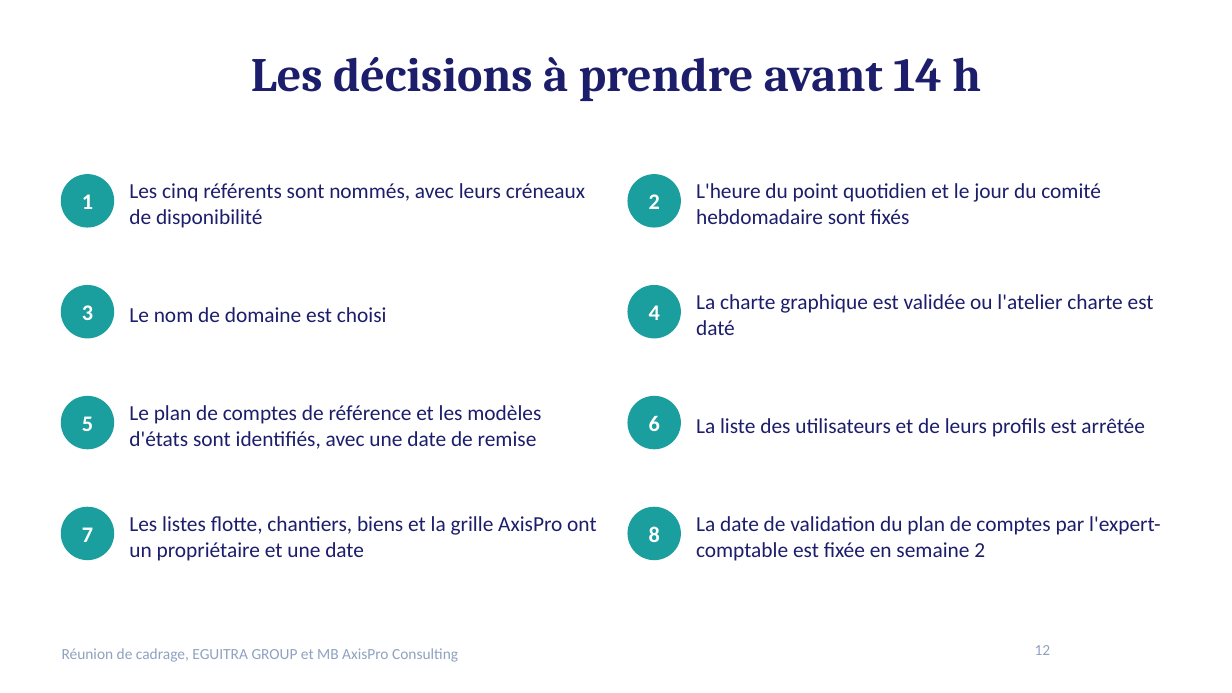
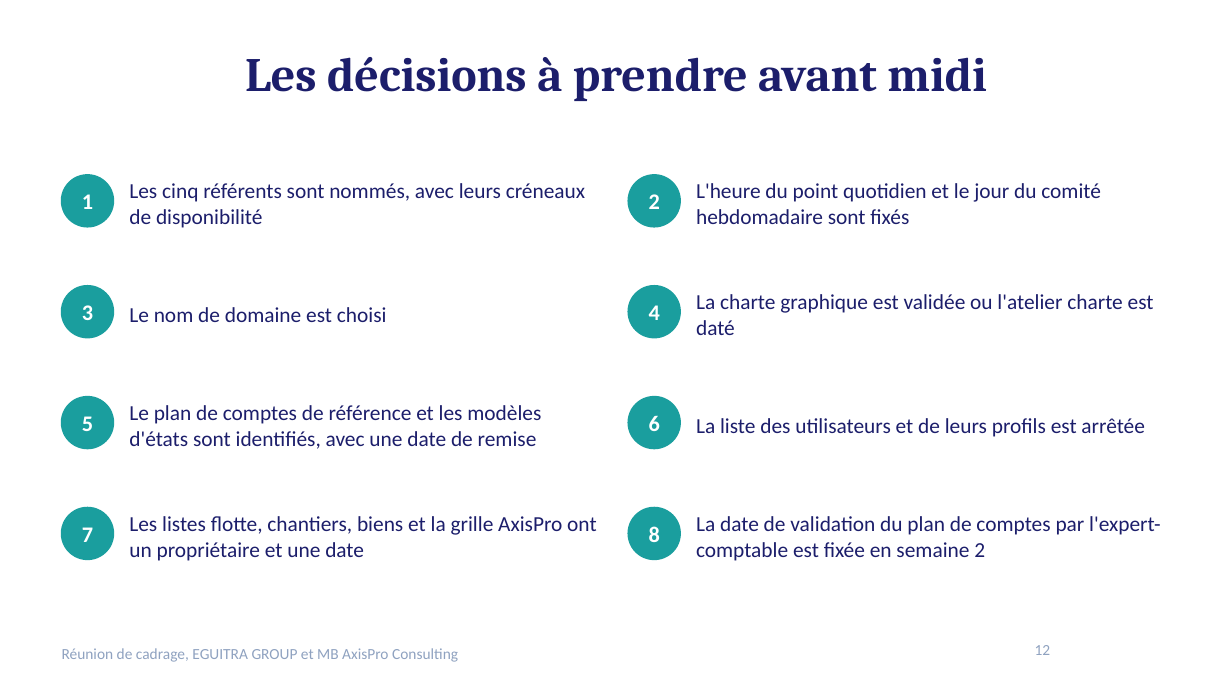
Before and after one commit to MadigbeK/EGUITRA, a slide deck: slide 12 of docs/offre/cadrage/Reunion_de_cadrage_EGUITRA.pptx. Drawn at 1232x693 pixels with LibreOffice and Linux fonts; fonts in the diff are those of the drawing; background and template pictures are left out. Boxes give left, top, right and bottom in pixels: in the first picture for what was removed or moved away, otherwise in the second. Text is boxed around its words. In the diff, an @@ line names an element or a change of style, - is before the commit and + after.

```diff
--- a/docs/offre/cadrage/Reunion_de_cadrage_EGUITRA.pptx
+++ b/docs/offre/cadrage/Reunion_de_cadrage_EGUITRA.pptx
@@ title at (245,57,986,101): text changed @@
-Les décisions à prendre avant 14 h
+Les décisions à prendre avant midi
```
Also in this commit, not shown: 7 other slides changed, 9 other files.
